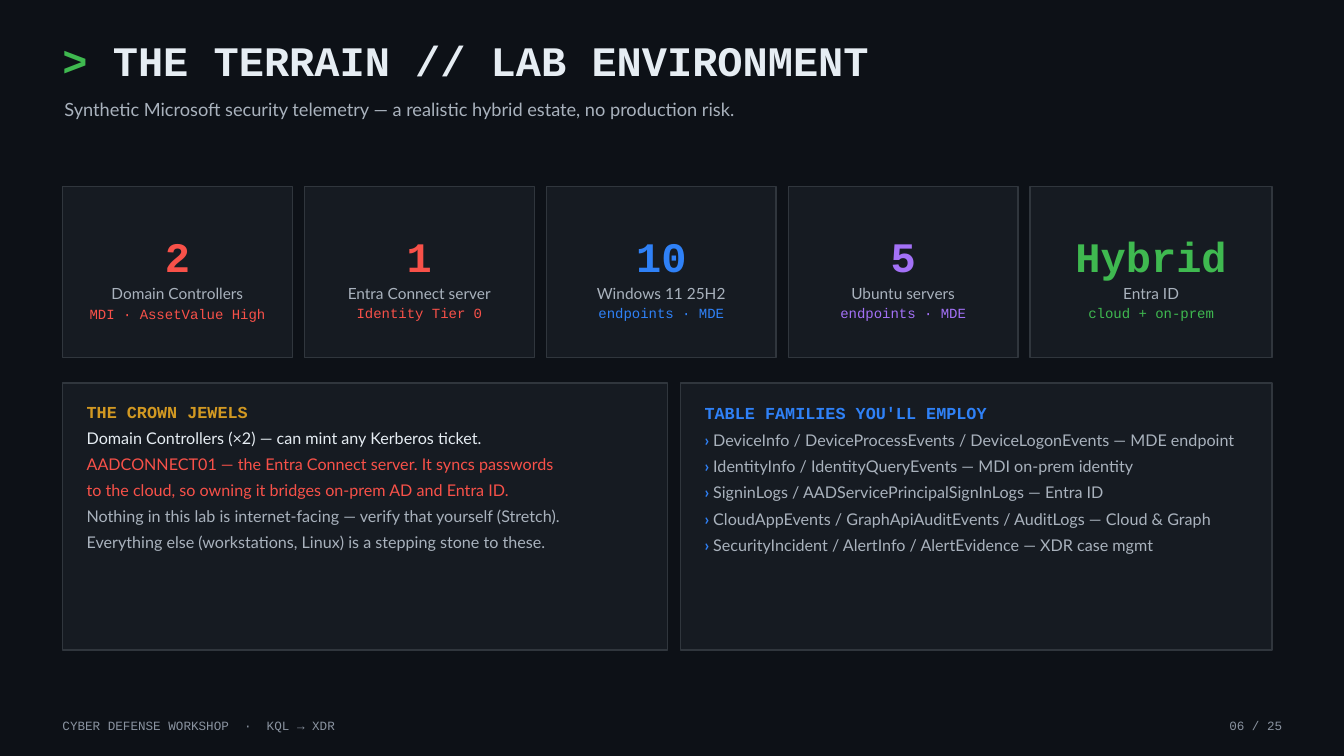
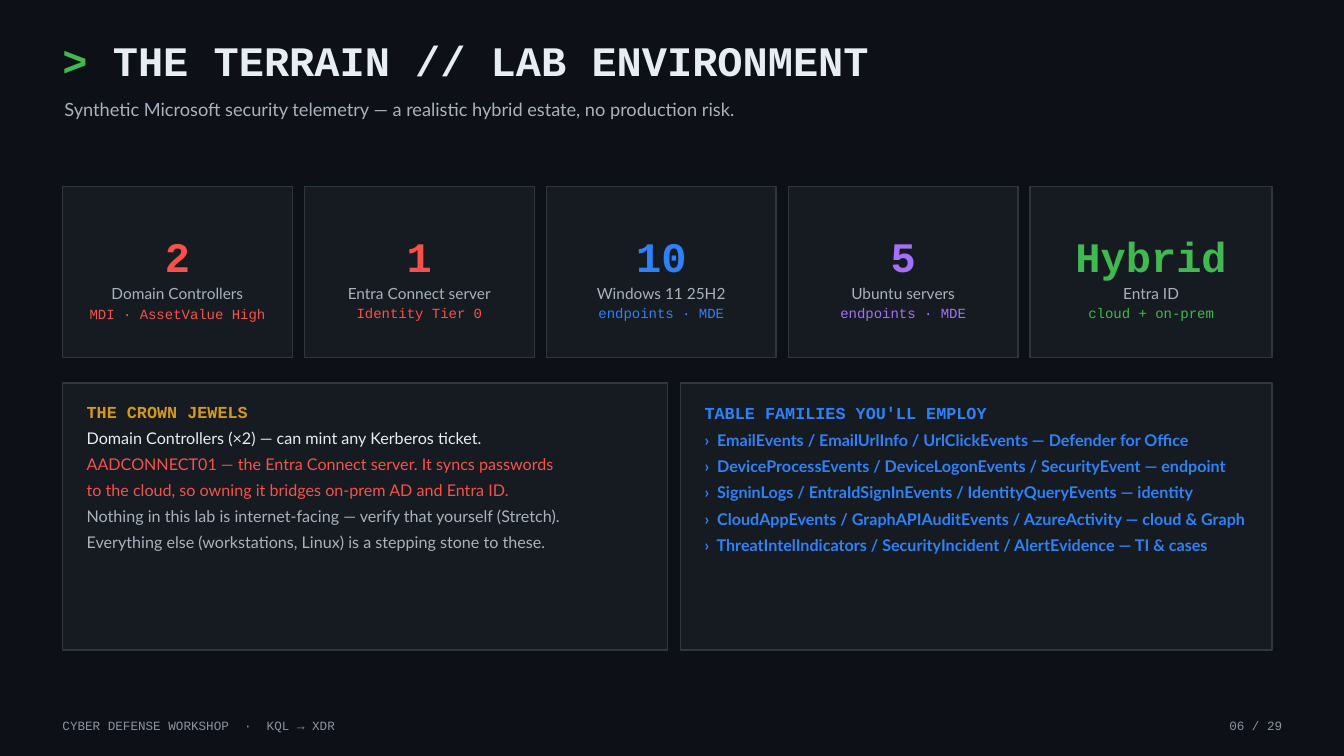
Before and after one commit to dcodev1702/Cyber-Defense-Workshop-ADX, a slide deck: slide 6 of STUDENT-GUIDES/Cyber_Defense_KQL_Workshop_v2.pptx. Drawn at 1344x756 pixels with LibreOffice and Linux fonts; fonts in the diff are those of the drawing. Boxes give left, top, right and bottom in pixels: in the first picture for what was removed or moved away, otherwise in the second. Text is boxed around its words. In the diff, an @@ line names an element or a change of style, - is before the commit and + after.

```diff
--- a/STUDENT-GUIDES/Cyber_Defense_KQL_Workshop_v2.pptx
+++ b/STUDENT-GUIDES/Cyber_Defense_KQL_Workshop_v2.pptx
@@ text at <box>717,434,1245,554</box>: text changed; text colour #A9B2BD to #2F81F7; bold on @@
-› DeviceInfo / DeviceProcessEvents / DeviceLogonEvents — MDE endpoint
-› IdentityInfo / IdentityQueryEvents — MDI on-prem identity
-› SigninLogs / AADServicePrincipalSignInLogs — Entra ID
-› CloudAppEvents / GraphApiAuditEvents / AuditLogs — Cloud & Graph
-› SecurityIncident / AlertInfo / AlertEvidence — XDR case mgmt
+› EmailEvents / EmailUrlInfo / UrlClickEvents — Defender for Office
+› DeviceProcessEvents / DeviceLogonEvents / SecurityEvent — endpoint
+› SigninLogs / EntraIdSignInEvents / IdentityQueryEvents — identity
+› CloudAppEvents / GraphAPIAuditEvents / AzureActivity — cloud & Graph
+› ThreatIntelIndicators / SecurityIncident / AlertEvidence — TI & cases
```
Also in this commit, not shown: 24 other slides changed, 4 slides added.
